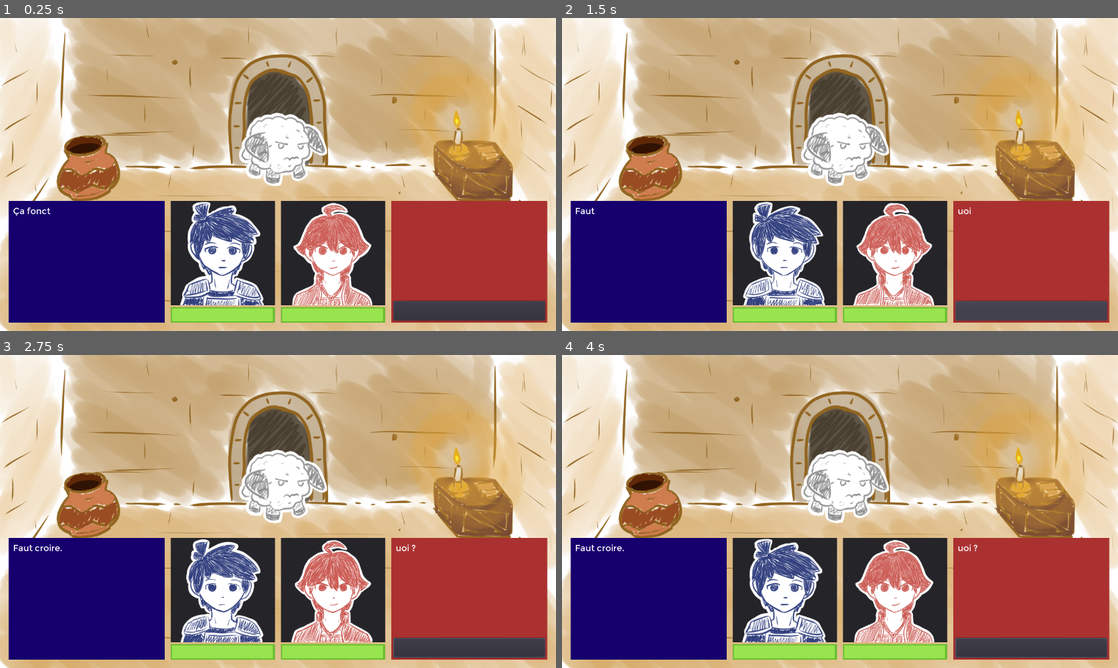
Above: before the commit, frames 1-4 (two rows, left to right).
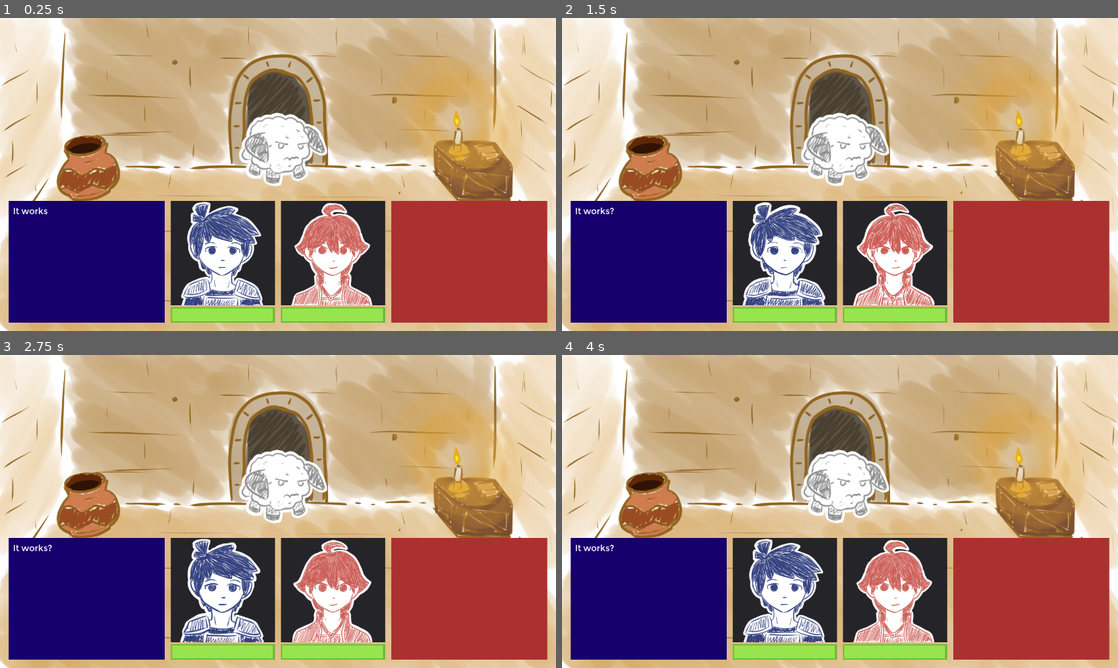
Above: after the commit, the same moments.

Repository: Floflosera/DuoDonjon
Game: Godot game, scene res://Scenes/Combat2.tscn
Same seed, same stepped clock (60 frames per second), same inputs: the game is played once before the commit and once after it.
Inputs (mouse positions are in pixels of both pictures, inside the frame that each line leads up to):
- Up to frame 1 (0.25 s): no input
- Up to frame 2 (1.5 s): click (1029, 312) at 0.52 s; click (1029, 312) at 1.27 s
- Up to frame 3 (2.75 s): click (50, 549) at 2 s, where only the run before the commit has a clickable "Charge de bouclier"
- Up to frame 4 (4 s): click (684, 549) at 2.75 s, where only the run before the commit has a clickable "Lancer de bouclier"; click (612, 574) at 3.5 s, where only the run before the commit has a clickable "Soin"

The runs differ from the first frame. In frame 1, 4.8% of the frame differs, in the area x 2-99%, y 58-97%; in frame 2, 4.8%; in frame 3, 5.1%; in frame 4, 4.9%.

Commit message:
DuoDonjon 0.12bis

Diff:
--- a/Scenes/Combat2.gd
+++ b/Scenes/Combat2.gd
@@ -52,7 +52,7 @@
 	$TimerActions.start()					#Les timers permettent de voir les actions de manière plus clair
 	yield($TimerActions, "timeout")
 	for i in range(combattants.size()):
-		if(combattants[i].priorite):
+		if(combattants[i].priorite && combattants[i].tourEffectue == false):
 			actionCombattant(combattants[i])
 			yield(self,"actionFinie")
 
@@ -63,10 +63,6 @@
 
 	emit_signal("derouleTourFini")					#Informe de la fin du déroulement des actions
 
-#Timer pour attendre entre les actions du déroulement du tour
-func _on_TimerActions_timeout():
-	$TimerActions.stop()		#Le timer s'arrête lorsqu'il se termine, pour être prêt à une nouvelle utilisation
-
 #Lit le dialogue entrée en paramètre (qui est une méthode de la scène DialogueInterface)
 func litDialogue(dialog):
 	$DialogueInterface.visible = true
--- a/Scenes/Combat2.tscn
+++ b/Scenes/Combat2.tscn
@@ -33,5 +33,4 @@
 visible = false
 
 [node name="TimerActions" type="Timer" parent="."]
-
-[connection signal="timeout" from="TimerActions" to="." method="_on_TimerActions_timeout"]
+one_shot = true
--- a/Scenes/DialogueInterface.gd
+++ b/Scenes/DialogueInterface.gd
@@ -4,8 +4,8 @@
 signal dialogueFini
 
 #Variable qui indique la langue du jeu (qui sera choisi par le joueur)
-onready var fr = true
-onready var en = false
+onready var fr = false
+onready var en = true
 
 #Texte temporaire pour l'affichage progressif des textes
 var tempTextH
@@ -137,7 +137,3 @@
 	elif(en):
 		dialogue_file = dialogueTesten
 	dialogueRead() #puis on lance la lecture du dialogue
-
-#Timer pour l'affichage progressif des dialogues
-func _on_TimerDia_timeout():
-	$TimerDia.stop() #Le timer s'arrête lorsqu'il se termine, pour être prêt à une nouvelle utilisation
--- a/Scenes/DialogueInterface.tscn
+++ b/Scenes/DialogueInterface.tscn
@@ -79,30 +79,30 @@
 "name": "Inquiet",
 "speed": 3.0
 }, {
+"frames": [ ExtResource( 33 ), ExtResource( 37 ), ExtResource( 32 ) ],
+"loop": true,
+"name": "KO",
+"speed": 3.0
+}, {
+"frames": [ ExtResource( 28 ), ExtResource( 5 ), ExtResource( 21 ) ],
+"loop": true,
+"name": "Fatigue",
+"speed": 3.0
+}, {
+"frames": [ ExtResource( 44 ), ExtResource( 42 ), ExtResource( 34 ) ],
+"loop": true,
+"name": "Enerve",
+"speed": 3.0
+}, {
+"frames": [ ExtResource( 30 ), ExtResource( 36 ), ExtResource( 38 ) ],
+"loop": true,
+"name": "Neutre",
+"speed": 3.0
+}, {
 "frames": [ ExtResource( 22 ), ExtResource( 4 ), ExtResource( 26 ), ExtResource( 27 ), ExtResource( 7 ), ExtResource( 8 ) ],
 "loop": true,
 "name": "Blesse",
 "speed": 6.0
-}, {
-"frames": [ ExtResource( 33 ), ExtResource( 37 ), ExtResource( 32 ) ],
-"loop": true,
-"name": "KO",
-"speed": 3.0
-}, {
-"frames": [ ExtResource( 28 ), ExtResource( 5 ), ExtResource( 21 ) ],
-"loop": true,
-"name": "Fatigue",
-"speed": 3.0
-}, {
-"frames": [ ExtResource( 44 ), ExtResource( 42 ), ExtResource( 34 ) ],
-"loop": true,
-"name": "Enerve",
-"speed": 3.0
-}, {
-"frames": [ ExtResource( 30 ), ExtResource( 36 ), ExtResource( 38 ) ],
-"loop": true,
-"name": "Neutre",
-"speed": 3.0
 }, {
 "frames": [ ExtResource( 31 ), ExtResource( 40 ), ExtResource( 41 ) ],
 "loop": true,
@@ -152,6 +152,16 @@
 "name": "Contente",
 "speed": 3.0
 } ]
+
+[sub_resource type="StyleBoxEmpty" id=7]
+
+[sub_resource type="StyleBoxEmpty" id=8]
+
+[sub_resource type="StyleBoxEmpty" id=9]
+
+[sub_resource type="StyleBoxEmpty" id=10]
+
+[sub_resource type="StyleBoxEmpty" id=6]
 
 [node name="DialogueInterface" type="MarginContainer"]
 anchor_right = 1.0
@@ -263,6 +273,7 @@
 position = Vector2( 120, 120 )
 frames = SubResource( 3 )
 animation = "Neutre"
+frame = 1
 playing = true
 
 [node name="HarryLifeBar" type="TextureProgress" parent="HBoxContainer/HarryDia/HarryPortrait/VBoxContainer"]
@@ -307,7 +318,7 @@
 position = Vector2( 120, 120 )
 frames = SubResource( 4 )
 animation = "Neutre"
-frame = 1
+frame = 2
 playing = true
 
 [node name="FlauxLifeBar" type="TextureProgress" parent="HBoxContainer/FlauxDia/FlauxPortrait/VBoxContainer"]
@@ -386,11 +397,18 @@
 margin_top = 225.0
 margin_right = 349.0
 margin_bottom = 270.0
+mouse_filter = 2
 size_flags_vertical = 3
 size_flags_stretch_ratio = 0.4
+custom_styles/hover = SubResource( 7 )
+custom_styles/pressed = SubResource( 8 )
+custom_styles/focus = SubResource( 9 )
+custom_styles/disabled = SubResource( 10 )
+custom_styles/normal = SubResource( 6 )
+button_mask = 0
 
 [node name="TimerDia" type="Timer" parent="."]
 wait_time = 0.02
+one_shot = true
 
 [connection signal="pressed" from="HBoxContainer/FlauxDia/FlauxMenu/Background/Menu/VBoxContainer/Confirm" to="." method="_on_Confirm_pressed"]
-[connection signal="timeout" from="TimerDia" to="." method="_on_TimerDia_timeout"]
--- a/Scenes/Flaux.tscn
+++ b/Scenes/Flaux.tscn
@@ -29,6 +29,11 @@
 
 [sub_resource type="SpriteFrames" id=2]
 animations = [ {
+"frames": [ ExtResource( 15 ), ExtResource( 11 ), ExtResource( 14 ) ],
+"loop": true,
+"name": "KO",
+"speed": 3.0
+}, {
 "frames": [ ExtResource( 20 ), ExtResource( 21 ), ExtResource( 22 ) ],
 "loop": true,
 "name": "Neutre",
@@ -47,11 +52,6 @@
 "frames": [ ExtResource( 25 ), ExtResource( 18 ), ExtResource( 24 ) ],
 "loop": true,
 "name": "Fatiguee",
-"speed": 3.0
-}, {
-"frames": [ ExtResource( 15 ), ExtResource( 11 ), ExtResource( 14 ) ],
-"loop": true,
-"name": "KO",
 "speed": 3.0
 }, {
 "frames": [ ExtResource( 5 ), ExtResource( 9 ), ExtResource( 7 ), ExtResource( 8 ), ExtResource( 10 ), ExtResource( 17 ) ],
@@ -93,7 +93,7 @@
 position = Vector2( 120, 120 )
 frames = SubResource( 2 )
 animation = "Neutre"
-frame = 2
+frame = 1
 playing = true
 
 [node name="FlauxLifeBar" type="TextureProgress" parent="FlauxPortrait/VBoxContainer"]
@@ -162,10 +162,12 @@
 focus_neighbour_bottom = NodePath("../SkillLabourage")
 focus_next = NodePath("../SkillCoupPlongeant")
 focus_previous = NodePath("../SkillAffutage")
-size_flags_horizontal = 3
-size_flags_vertical = 3
-custom_fonts/font = ExtResource( 2 )
-custom_styles/disabled = SubResource( 1 )
+mouse_filter = 2
+size_flags_horizontal = 3
+size_flags_vertical = 3
+custom_fonts/font = ExtResource( 2 )
+custom_styles/disabled = SubResource( 1 )
+button_mask = 0
 text = "Se cacher"
 
 [node name="SkillCoupPlongeant" type="Button" parent="FlauxMenu/Background/Menu/VBoxContainer/GridContainer" groups=["FlauxButtons"]]
@@ -178,10 +180,12 @@
 focus_neighbour_bottom = NodePath("../SkillLaceration")
 focus_next = NodePath("../SkillLabourage")
 focus_previous = NodePath("../SkillSeCacher")
-size_flags_horizontal = 3
-size_flags_vertical = 3
-custom_fonts/font = ExtResource( 2 )
-custom_styles/disabled = SubResource( 1 )
+mouse_filter = 2
+size_flags_horizontal = 3
+size_flags_vertical = 3
+custom_fonts/font = ExtResource( 2 )
+custom_styles/disabled = SubResource( 1 )
+button_mask = 0
 text = "Coup plongeant"
 
 [node name="SkillLabourage" type="Button" parent="FlauxMenu/Background/Menu/VBoxContainer/GridContainer" groups=["FlauxButtons"]]
@@ -194,10 +198,12 @@
 focus_neighbour_bottom = NodePath("../SkillSeCacher")
 focus_next = NodePath("../SkillLaceration")
 focus_previous = NodePath("../SkillCoupPlongeant")
-size_flags_horizontal = 3
-size_flags_vertical = 3
-custom_fonts/font = ExtResource( 2 )
-custom_styles/disabled = SubResource( 1 )
+mouse_filter = 2
+size_flags_horizontal = 3
+size_flags_vertical = 3
+custom_fonts/font = ExtResource( 2 )
+custom_styles/disabled = SubResource( 1 )
+button_mask = 0
 text = "Labourage"
 
 [node name="SkillLaceration" type="Button" parent="FlauxMenu/Background/Menu/VBoxContainer/GridContainer" groups=["FlauxButtons"]]
@@ -211,10 +217,12 @@
 focus_neighbour_bottom = NodePath("../SkillAffutage")
 focus_next = NodePath("../SkillAffutage")
 focus_previous = NodePath("../SkillLabourage")
-size_flags_horizontal = 3
-size_flags_vertical = 3
-custom_fonts/font = ExtResource( 2 )
-custom_styles/disabled = SubResource( 1 )
+mouse_filter = 2
+size_flags_horizontal = 3
+size_flags_vertical = 3
+custom_fonts/font = ExtResource( 2 )
+custom_styles/disabled = SubResource( 1 )
+button_mask = 0
 text = "Lacération"
 
 [node name="PV" type="Label" parent="FlauxMenu/Background/Menu/VBoxContainer/GridContainer"]
@@ -238,6 +246,7 @@
 focus_neighbour_bottom = NodePath("../SkillCoupPlongeant")
 focus_next = NodePath("../SkillSeCacher")
 focus_previous = NodePath("../SkillLaceration")
+mouse_filter = 2
 size_flags_horizontal = 3
 size_flags_vertical = 3
 custom_fonts/font = ExtResource( 2 )
--- a/Scenes/GeneralInterface.gd
+++ b/Scenes/GeneralInterface.gd
@@ -4,8 +4,8 @@
 signal choixTourFini
 
 #Les variables qui informe de si le jeu est en français ou anglais
-onready var fr = true
-onready var en = false
+onready var fr = false
+onready var en = true
 
 #Tous les boutons de skills d'Harry sont stockés dans une variable pour agir sur leur focus plus tard
 onready var skillsHarryChargeBouclier = get_node("HBoxContainer/Harry/HarryMenu/Background/Menu/VBoxContainer/GridContainer/SkillChargeBouclier")
--- a/Scenes/Harry.tscn
+++ b/Scenes/Harry.tscn
@@ -38,30 +38,30 @@
 "name": "Inquiet",
 "speed": 3.0
 }, {
+"frames": [ ExtResource( 19 ), ExtResource( 23 ), ExtResource( 18 ) ],
+"loop": true,
+"name": "KO",
+"speed": 3.0
+}, {
+"frames": [ ExtResource( 16 ), ExtResource( 7 ), ExtResource( 12 ) ],
+"loop": true,
+"name": "Fatigue",
+"speed": 3.0
+}, {
+"frames": [ ExtResource( 26 ), ExtResource( 25 ), ExtResource( 20 ) ],
+"loop": true,
+"name": "Enerve",
+"speed": 3.0
+}, {
 "frames": [ ExtResource( 17 ), ExtResource( 22 ), ExtResource( 24 ) ],
 "loop": true,
 "name": "Neutre",
-"speed": 3.0
-}, {
-"frames": [ ExtResource( 26 ), ExtResource( 25 ), ExtResource( 20 ) ],
-"loop": true,
-"name": "Enerve",
 "speed": 3.0
 }, {
 "frames": [ ExtResource( 13 ), ExtResource( 6 ), ExtResource( 14 ), ExtResource( 15 ), ExtResource( 9 ), ExtResource( 10 ) ],
 "loop": false,
 "name": "Blesse",
 "speed": 6.0
-}, {
-"frames": [ ExtResource( 16 ), ExtResource( 7 ), ExtResource( 12 ) ],
-"loop": true,
-"name": "Fatigue",
-"speed": 3.0
-}, {
-"frames": [ ExtResource( 19 ), ExtResource( 23 ), ExtResource( 18 ) ],
-"loop": true,
-"name": "KO",
-"speed": 3.0
 } ]
 
 [node name="Harry" type="HBoxContainer"]
@@ -128,10 +128,12 @@
 focus_neighbour_bottom = NodePath("../SkillSoin")
 focus_next = NodePath("../SkillLancerBouclier")
 focus_previous = NodePath("../SkillLancement")
+mouse_filter = 2
 size_flags_horizontal = 3
 size_flags_vertical = 3
 custom_fonts/font = ExtResource( 1 )
 custom_styles/disabled = SubResource( 1 )
+button_mask = 0
 text = "Charge de bouclier"
 
 [node name="SkillLancerBouclier" type="Button" parent="HarryMenu/Background/Menu/VBoxContainer/GridContainer" groups=["HarryButtons"]]
@@ -144,10 +146,12 @@
 focus_neighbour_bottom = NodePath("../SkillDefense")
 focus_next = NodePath("../SkillSoin")
 focus_previous = NodePath("../SkillChargeBouclier")
-size_flags_horizontal = 3
-size_flags_vertical = 3
-custom_fonts/font = ExtResource( 1 )
-custom_styles/disabled = SubResource( 2 )
+mouse_filter = 2
+size_flags_horizontal = 3
+size_flags_vertical = 3
+custom_fonts/font = ExtResource( 1 )
+custom_styles/disabled = SubResource( 2 )
+button_mask = 0
 text = "Lancer de bouclier"
 
 [node name="SkillSoin" type="Button" parent="HarryMenu/Background/Menu/VBoxContainer/GridContainer" groups=["HarryButtons"]]
@@ -160,10 +164,12 @@
 focus_neighbour_bottom = NodePath("../SkillLancement")
 focus_next = NodePath("../SkillDefense")
 focus_previous = NodePath("../SkillLancerBouclier")
-size_flags_horizontal = 3
-size_flags_vertical = 3
-custom_fonts/font = ExtResource( 1 )
-custom_styles/disabled = SubResource( 2 )
+mouse_filter = 2
+size_flags_horizontal = 3
+size_flags_vertical = 3
+custom_fonts/font = ExtResource( 1 )
+custom_styles/disabled = SubResource( 2 )
+button_mask = 0
 text = "Soin"
 
 [node name="SkillDefense" type="Button" parent="HarryMenu/Background/Menu/VBoxContainer/GridContainer" groups=["HarryButtons"]]
@@ -177,10 +183,12 @@
 focus_neighbour_bottom = NodePath("../SkillLancerBouclier")
 focus_next = NodePath("../SkillLancement")
 focus_previous = NodePath("../SkillSoin")
-size_flags_horizontal = 3
-size_flags_vertical = 3
-custom_fonts/font = ExtResource( 1 )
-custom_styles/disabled = SubResource( 2 )
+mouse_filter = 2
+size_flags_horizontal = 3
+size_flags_vertical = 3
+custom_fonts/font = ExtResource( 1 )
+custom_styles/disabled = SubResource( 2 )
+button_mask = 0
 text = "Défense"
 
 [node name="SkillLancement" type="Button" parent="HarryMenu/Background/Menu/VBoxContainer/GridContainer" groups=["HarryButtons"]]
@@ -193,10 +201,12 @@
 focus_neighbour_bottom = NodePath("../SkillChargeBouclier")
 focus_next = NodePath("../SkillChargeBouclier")
 focus_previous = NodePath("../SkillDefense")
-size_flags_horizontal = 3
-size_flags_vertical = 3
-custom_fonts/font = ExtResource( 1 )
-custom_styles/disabled = SubResource( 2 )
+mouse_filter = 2
+size_flags_horizontal = 3
+size_flags_vertical = 3
+custom_fonts/font = ExtResource( 1 )
+custom_styles/disabled = SubResource( 2 )
+button_mask = 0
 text = "Lancement"
 
 [node name="PV" type="Label" parent="HarryMenu/Background/Menu/VBoxContainer/GridContainer"]
@@ -262,7 +272,7 @@
 position = Vector2( 120, 120 )
 frames = SubResource( 3 )
 animation = "Neutre"
-frame = 2
+frame = 1
 playing = true
 
 [node name="HarryLifeBar" type="TextureProgress" parent="HarryPortrait/VBoxContainer"]
Not shown: 1 places in Scenes/DialogueInterface.tscn that only renumber resources
